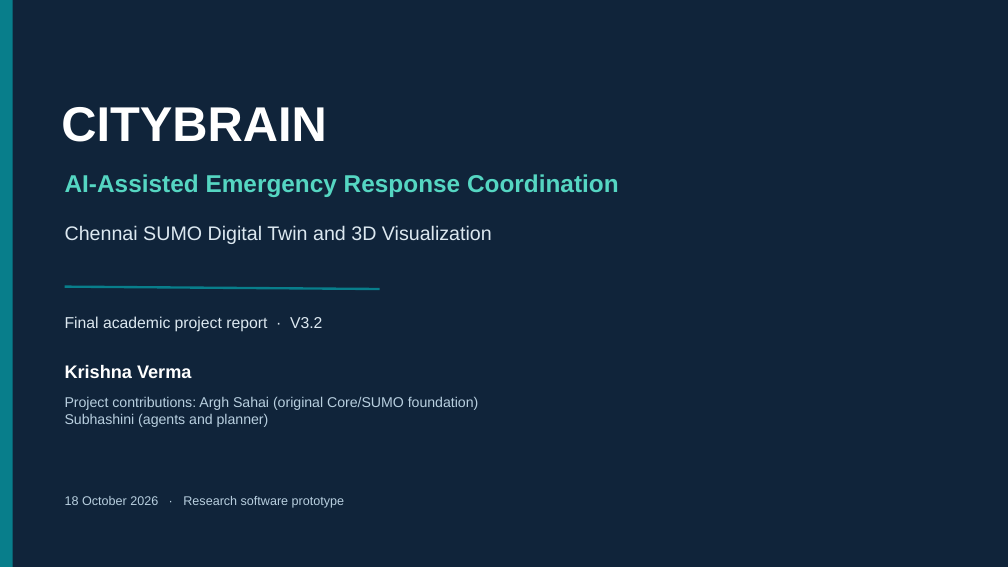
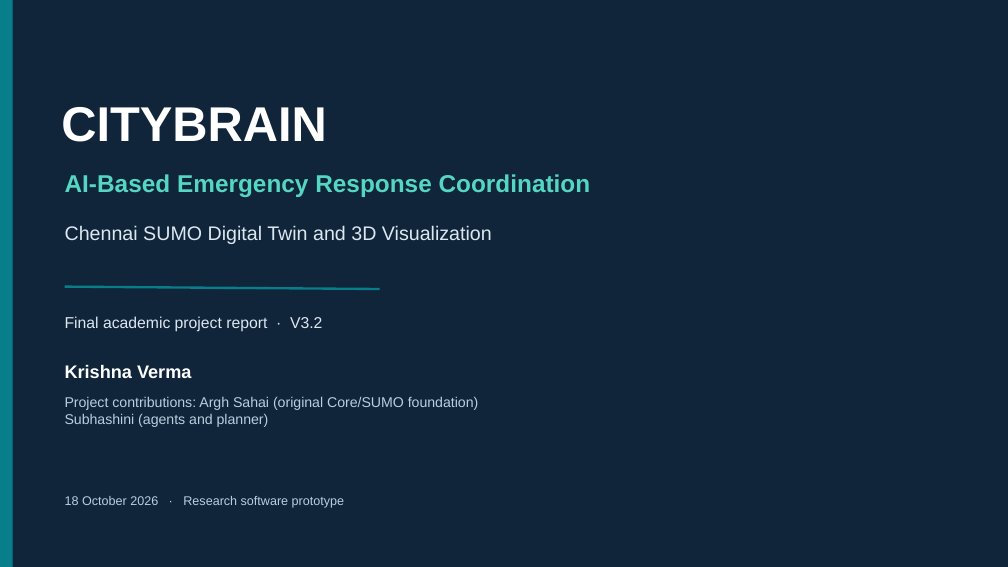
Before and after one commit to arghsahai/CityBrain, a slide deck: slide 1 of deliverables/final-academic-submission/CityBrain_Final_Presentation.pptx. Drawn at 1008x567 pixels with LibreOffice and Linux fonts; fonts in the diff are those of the drawing. Boxes give left, top, right and bottom in pixels: in the first picture for what was removed or moved away, otherwise in the second. Text is boxed around its words. In the diff, an @@ line names an element or a change of style, - is before the commit and + after.

```diff
--- a/deliverables/final-academic-submission/CityBrain_Final_Presentation.pptx
+++ b/deliverables/final-academic-submission/CityBrain_Final_Presentation.pptx
@@ text at (65, 174, 591, 197): text changed @@
-AI-Assisted Emergency Response Coordination
+AI-Based Emergency Response Coordination
```
Also in this commit, not shown: 3 other slides changed, 26 other files.
